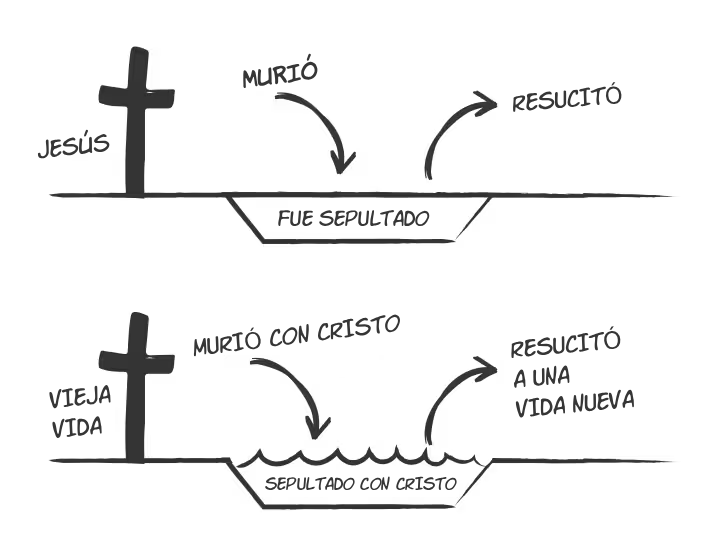
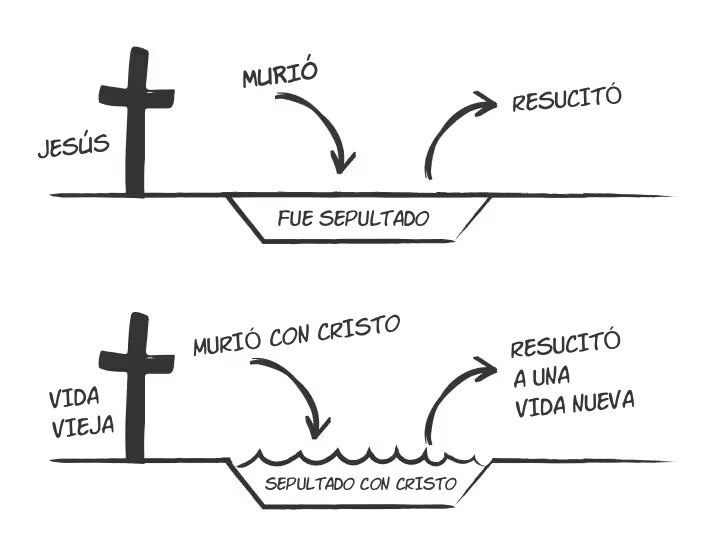
Layer changes from the first w=708, h=555 image to the second:
painted on "OLD LIFE" over (x1=74, y1=385, x2=114, y2=436)
